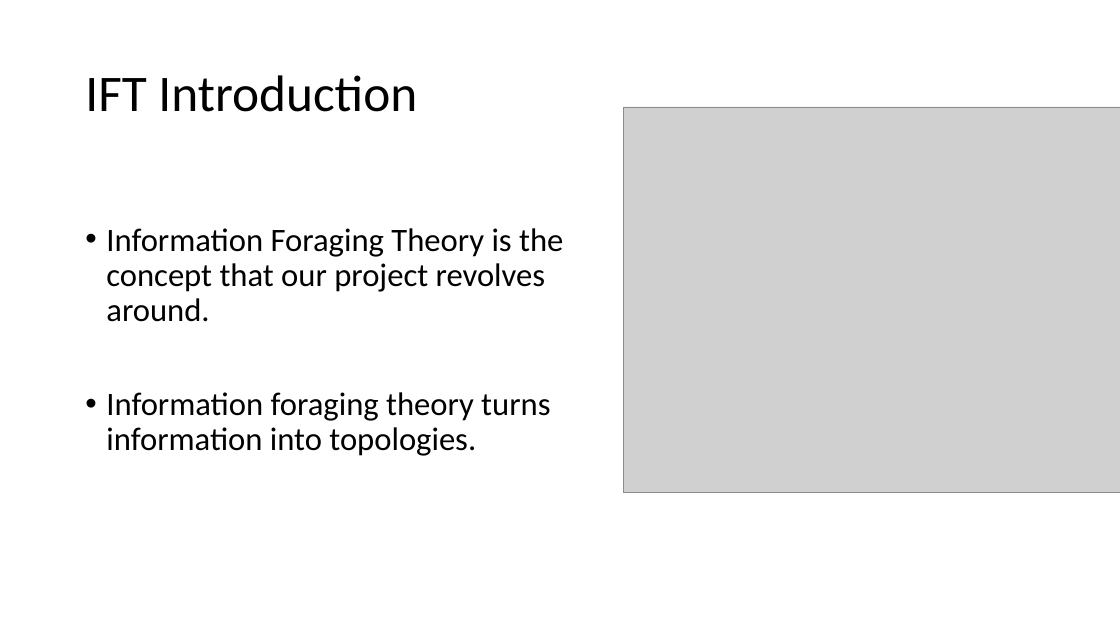
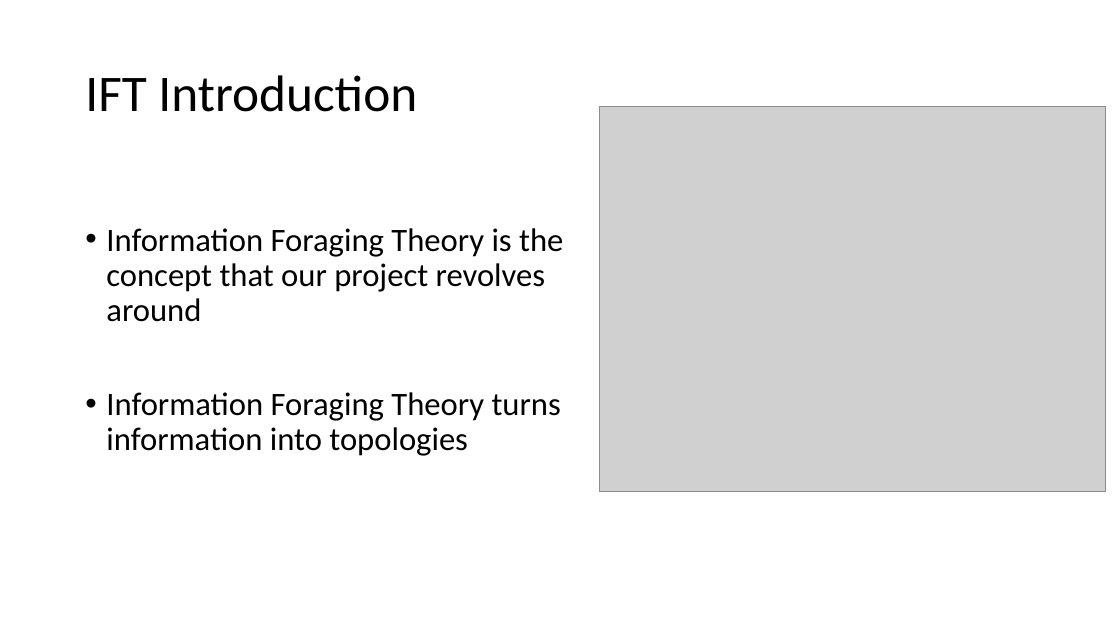
Before and after one commit to slichlyter12/Postal, a slide deck: slide 3 of ProgressReportMidWinter/Progress-Report-MidWinter-team38.pptx (slide 2 before the commit). Drawn at 1120x630 pixels with LibreOffice and Linux fonts; fonts in the diff are those of the drawing; grey boxes stand for pictures. Boxes give left, top, right and bottom in pixels: in the first picture for what was removed or moved away, otherwise in the second. Text is boxed around its words. In the diff, an @@ line names an element or a change of style, - is before the commit and + after.

```diff
--- a/ProgressReportMidWinter/Progress-Report-MidWinter-team38.pptx
+++ b/ProgressReportMidWinter/Progress-Report-MidWinter-team38.pptx
@@ picture: place and size @@
-picture at box(623, 107, 1120, 492)
+picture at box(600, 106, 1106, 492)
@@ text at box(106, 228, 563, 456): text changed @@
-• Information Foraging Theory is the concept that our project revolves around.
-• Information foraging theory turns information into topologies.
+• Information Foraging Theory is the concept that our project revolves around
+• Information Foraging Theory turns information into topologies
```
Also in this commit, not shown: 13 other slides changed, 16 slides added, 6 slides removed.
